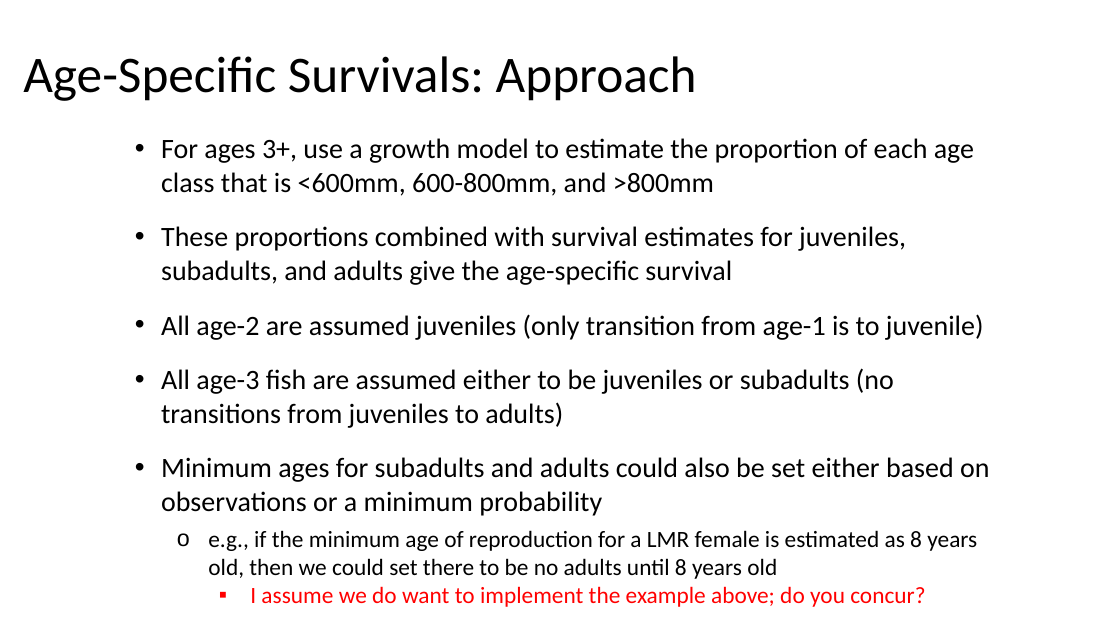
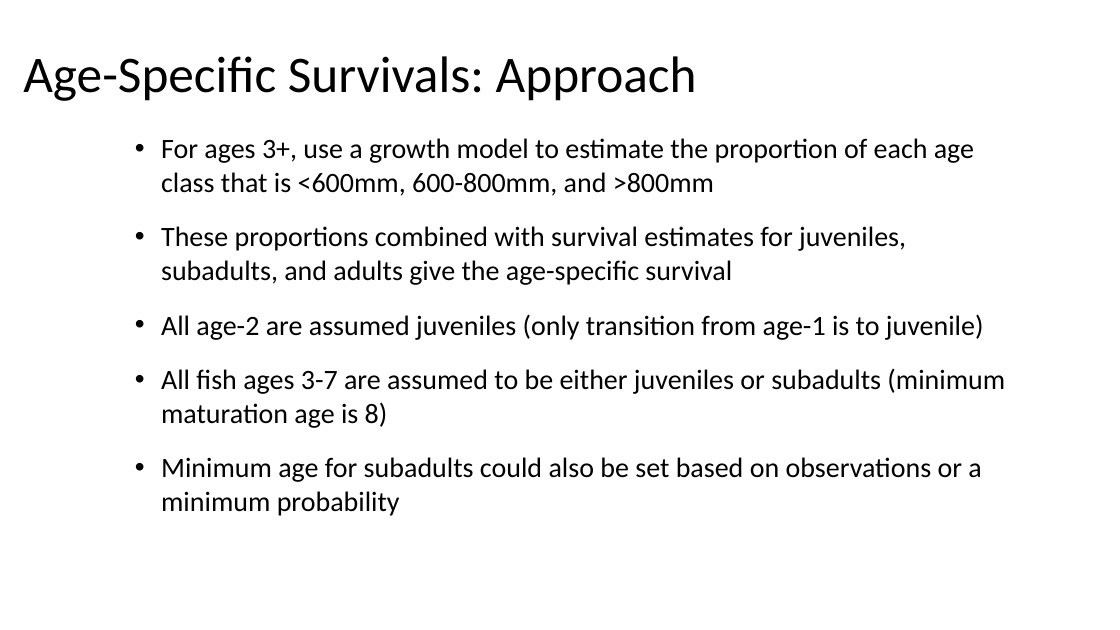
Before and after one commit to sreynolds2/LMOR-DPM, a slide deck: slide 4 of documents/Parameterization.pptx. Drawn at 1120x630 pixels with LibreOffice and Linux fonts; fonts in the diff are those of the drawing. Boxes give left, top, right and bottom in pixels: in the first picture for what was removed or moved away, otherwise in the second. Text is boxed around its words. In the diff, an @@ line names an element or a change of style, - is before the commit and + after.

```diff
--- a/documents/Parameterization.pptx
+++ b/documents/Parameterization.pptx
@@ text at (161,369,1005,516): text changed @@
-• All age-3 fish are assumed either to be juveniles or subadults (no transitions from juveniles to adults)
-• Minimum ages for subadults and adults could also be set either based on observations or a minimum probability
-  o e.g., if the minimum age of reproduction for a LMR female is estimated as 8 years old, then we could set there to be no adults until 8 years old
-    ▪ I assume we do want to implement the example above; do you concur?
+• All fish ages 3-7 are assumed to be either juveniles or subadults (minimum maturation age is 8)
+• Minimum age for subadults could also be set based on observations or a minimum probability
```
Also in this commit, not shown: 6 other slides changed, 1 slide added, 16 other files.
